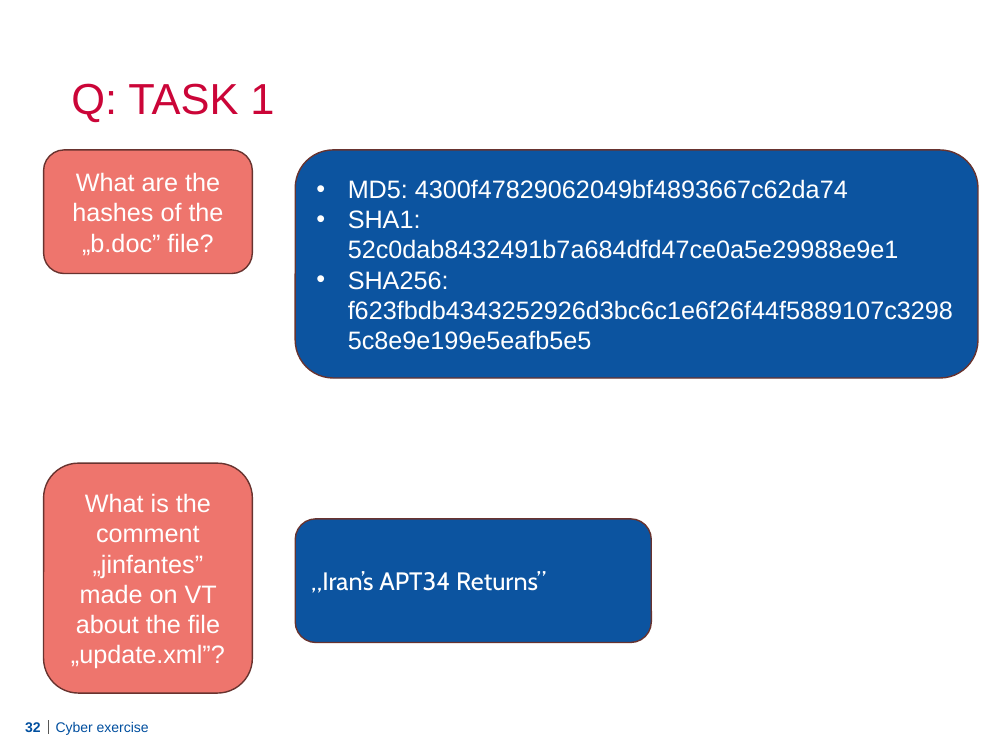
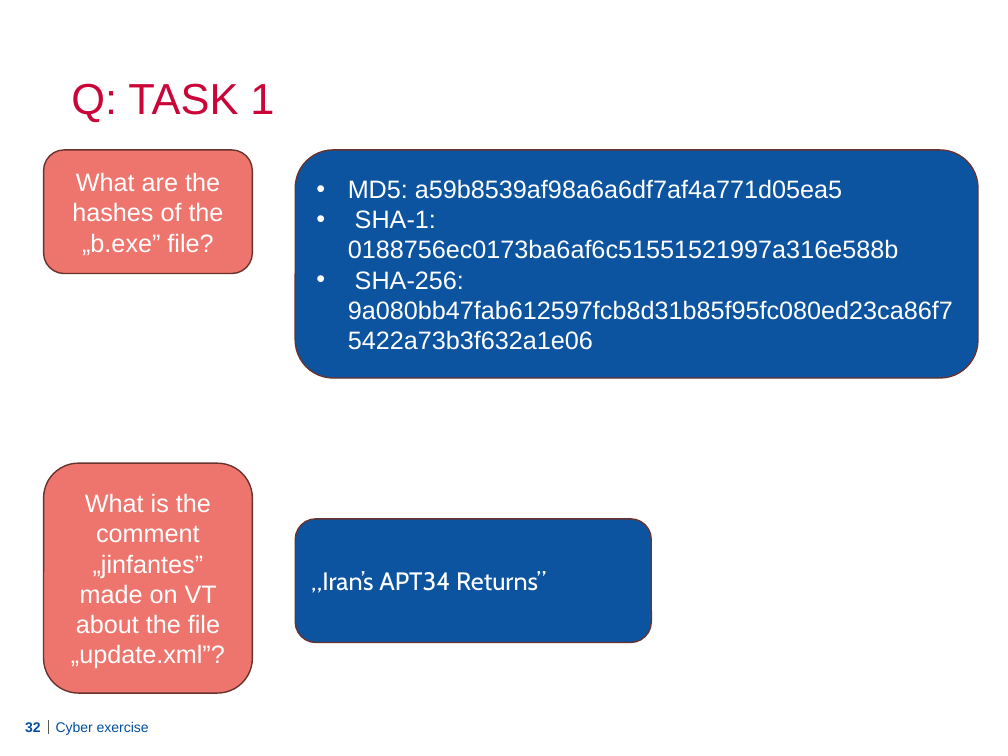
Before and after one commit to Lensver65/ESDC-BP, a slide deck: slide 32 of Cyber exercise.pptx. Drawn at 1008x756 pixels with LibreOffice and Linux fonts; fonts in the diff are those of the drawing; background and template pictures are left out. Boxes give left, top, right and bottom in pixels: in the first picture for what was removed or moved away, otherwise in the second. Text is boxed around its words. In the diff, an @@ line names an element or a change of style, - is before the commit and + after.

Commit message:
Correction of mistakes

```diff
--- a/Cyber exercise.pptx
+++ b/Cyber exercise.pptx
@@ text in rounded rectangle at [72,173,224,255]: text changed @@
-What are the hashes of the „b.doc” file?
+What are the hashes of the „b.exe” file?
@@ text in rounded rectangle at [348,179,899,290]: text changed @@
-• MD5: 4300f47829062049bf4893667c62da74
-• SHA1: 52c0dab8432491b7a684dfd47ce0a5e29988e9e1
-• SHA256: f623fbdb4343252926d3bc6c1e6f26f44f5889107c32985c8e9e199e5eafb5e5
+• MD5: a59b8539af98a6a6df7af4a771d05ea5
+• SHA-1: 0188756ec0173ba6af6c51551521997a316e588b
+• SHA-256: 9a080bb47fab612597fcb8d31b85f95fc080ed23ca86f75422a73b3f632a1e06
```
